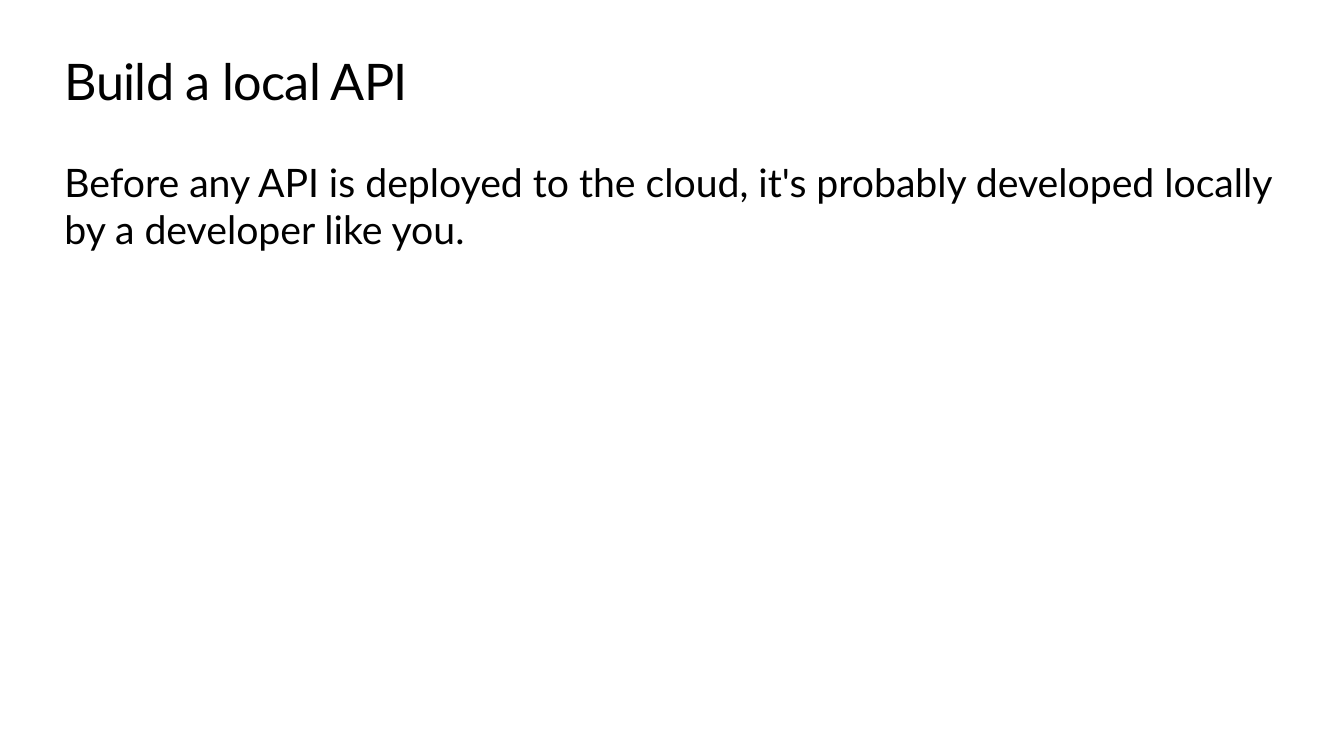
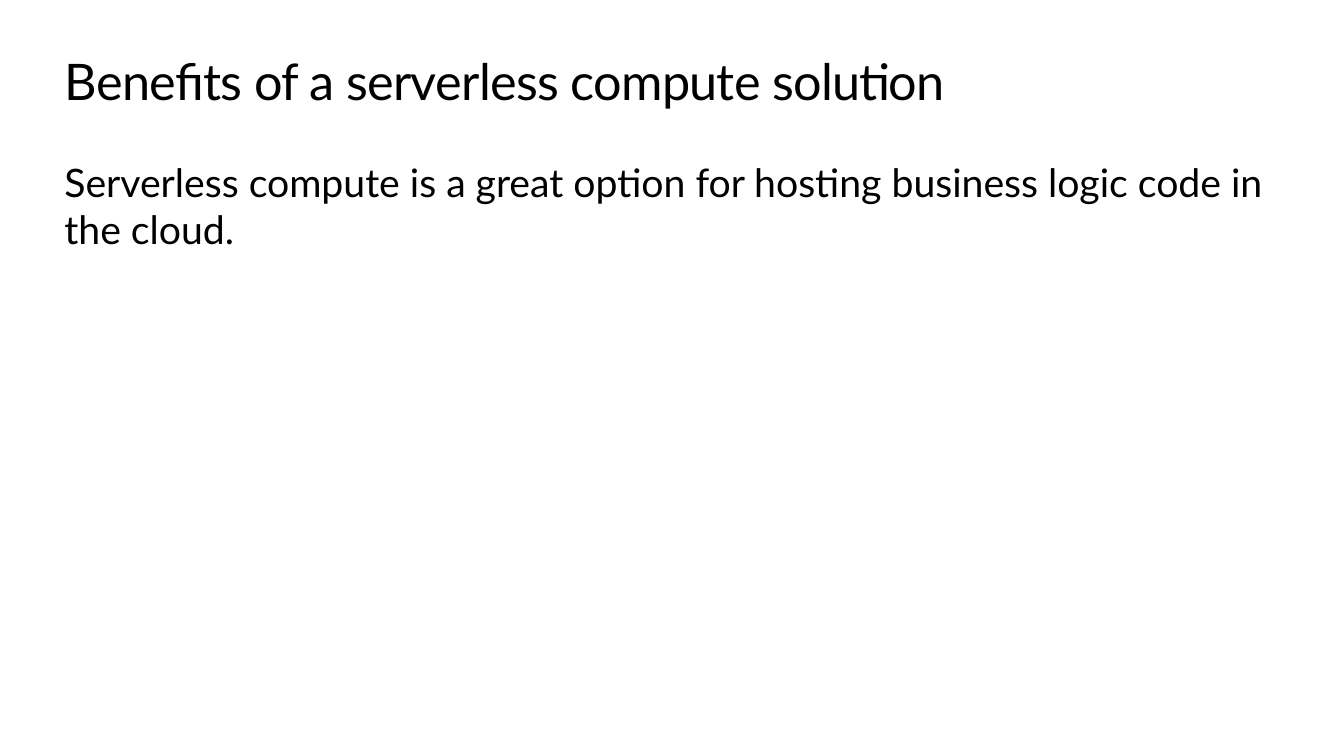
Before and after one commit to microsoft/workshop-library, a slide deck: slide 11 of azure-functions/slides.pptx (slide 13 before the commit). Drawn at 1344x756 pixels with LibreOffice and Linux fonts; fonts in the diff are those of the drawing; background and template pictures are left out. Boxes give left, top, right and bottom in pixels: in the first picture for what was removed or moved away, otherwise in the second. Text is boxed around its words. In the diff, an @@ line names an element or a change of style, - is before the commit and + after.

```diff
--- a/azure-functions/slides.pptx
+++ b/azure-functions/slides.pptx
@@ title at bbox=[65, 63, 944, 109]: text changed @@
-Build a local API
+Benefits of a serverless compute solution
@@ text at bbox=[64, 168, 1262, 245]: text changed @@
-Before any API is deployed to the cloud, it's probably developed locally by a developer like you.
+Serverless compute is a great option for hosting business logic code in the cloud.
```
Also in this commit, not shown: 5 other slides changed, 34 slides added, 45 slides removed.
